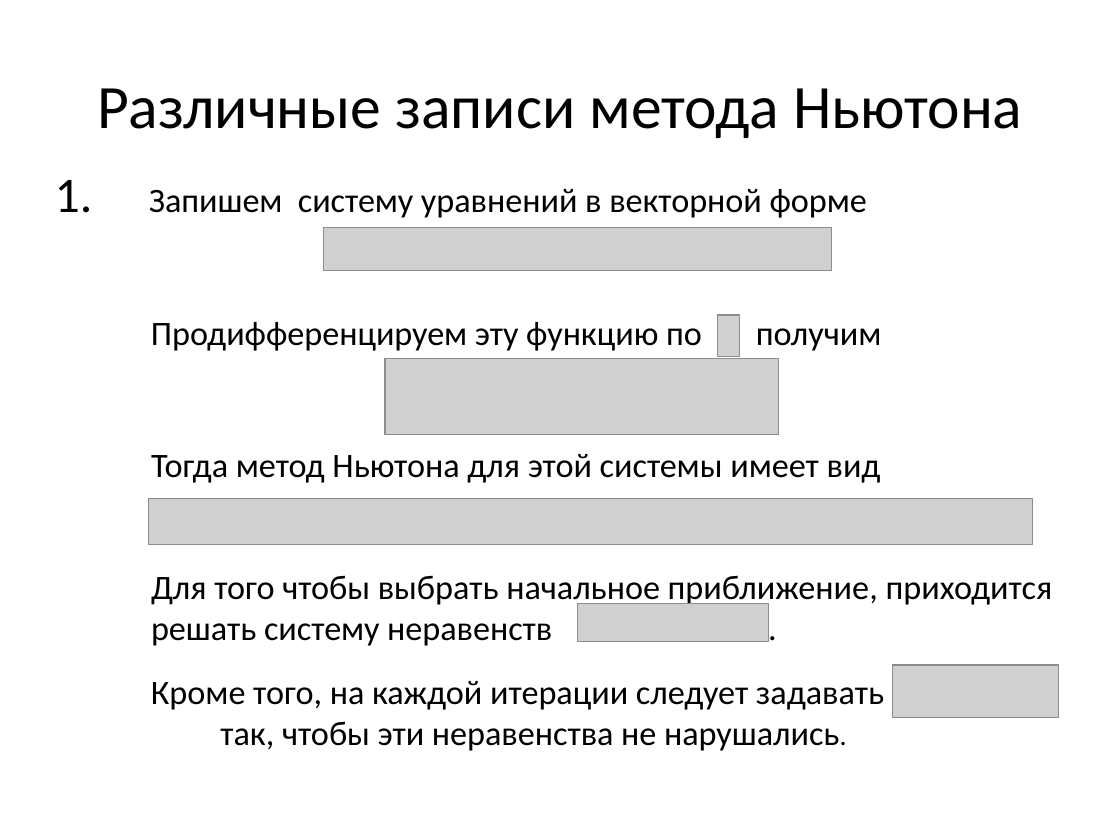
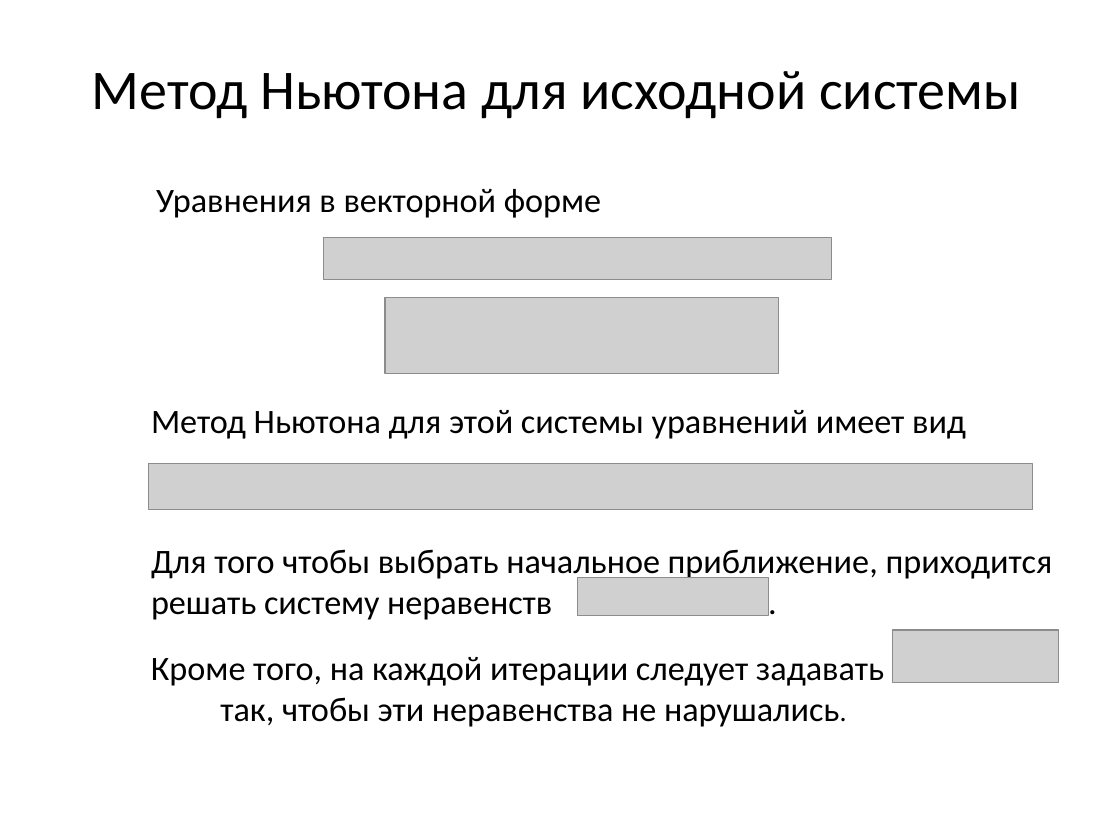
Before and after one commit to GrininViktor/Diplom, a slide deck: slide 7 of Презентация.pptx. Drawn at 1120x840 pixels with LibreOffice and Linux fonts; fonts in the diff are those of the drawing; grey boxes stand for pictures. Boxes give left, top, right and bottom in pixels: in the first picture for what was removed or moved away, otherwise in the second. Text is boxed around its words. In the diff, an @@ line names an element or a change of style, - is before the commit and + after.

```diff
--- a/Презентация.pptx
+++ b/Презентация.pptx
@@ title at (92,71,1020,119): text changed; size 39.6 to 36 pt @@
-Различные записи метода Ньютона
+Метод Ньютона для исходной системы
@@ text at (156,189,601,218): text changed @@
-1. Запишем систему уравнений в векторной форме
+Уравнения в векторной форме
@@ picture: place and size @@
-picture at (324,227,831,270)
+picture at (324,237,831,280)
@@ picture: place and size @@
-picture at (385,358,780,435)
+picture at (385,298,780,374)
@@ text removed at (151,322,882,351) @@
-Продифференцируем эту функцию по получим
@@ picture removed at (718,315,739,356) @@
@@ text at (151,410,966,439): text changed @@
-Тогда метод Ньютона для этой системы имеет вид
+Метод Ньютона для этой системы уравнений имеет вид
@@ picture: place and size @@
-picture at (149,498,1033,544)
+picture at (149,464,1033,510)
@@ 2 texts, 1 picture: place and size @@
-2 texts, 1 picture at (151,575,1053,751)
+2 texts, 1 picture at (151,549,1053,727)
@@ picture: place and size @@
-picture at (893,665,1058,718)
+picture at (893,631,1058,683)
```
Also in this commit, not shown: 10 other slides changed, 5 slides added, 1 slide removed, 2 other files.
